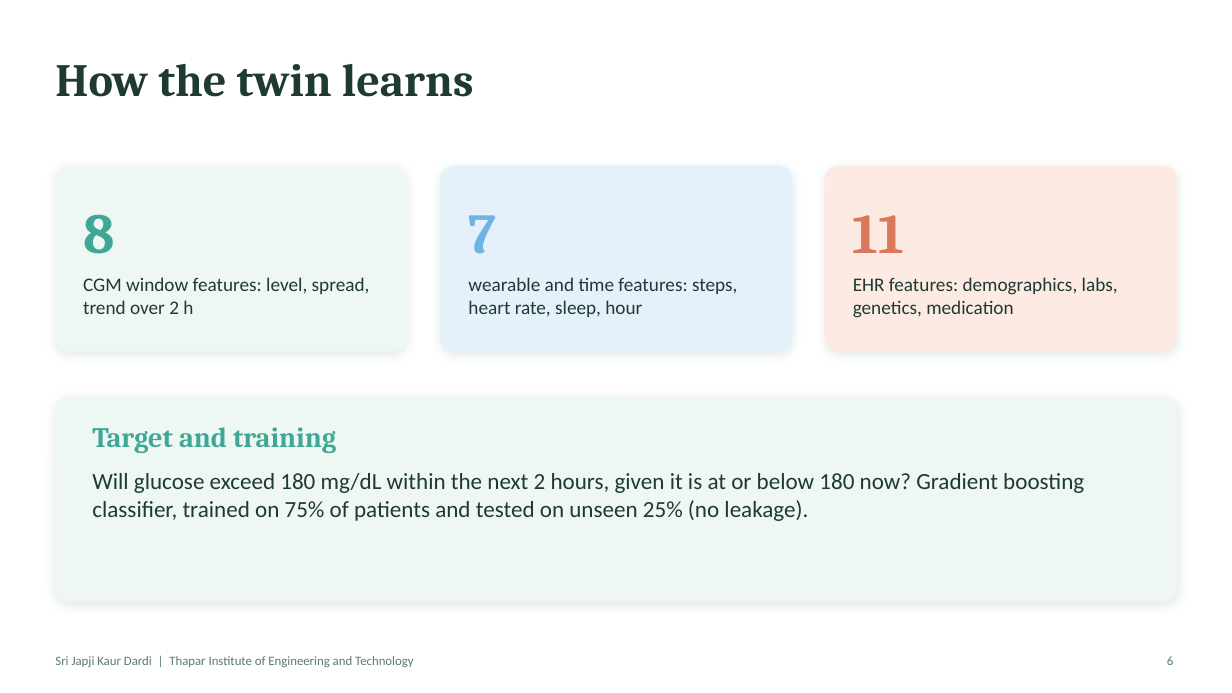
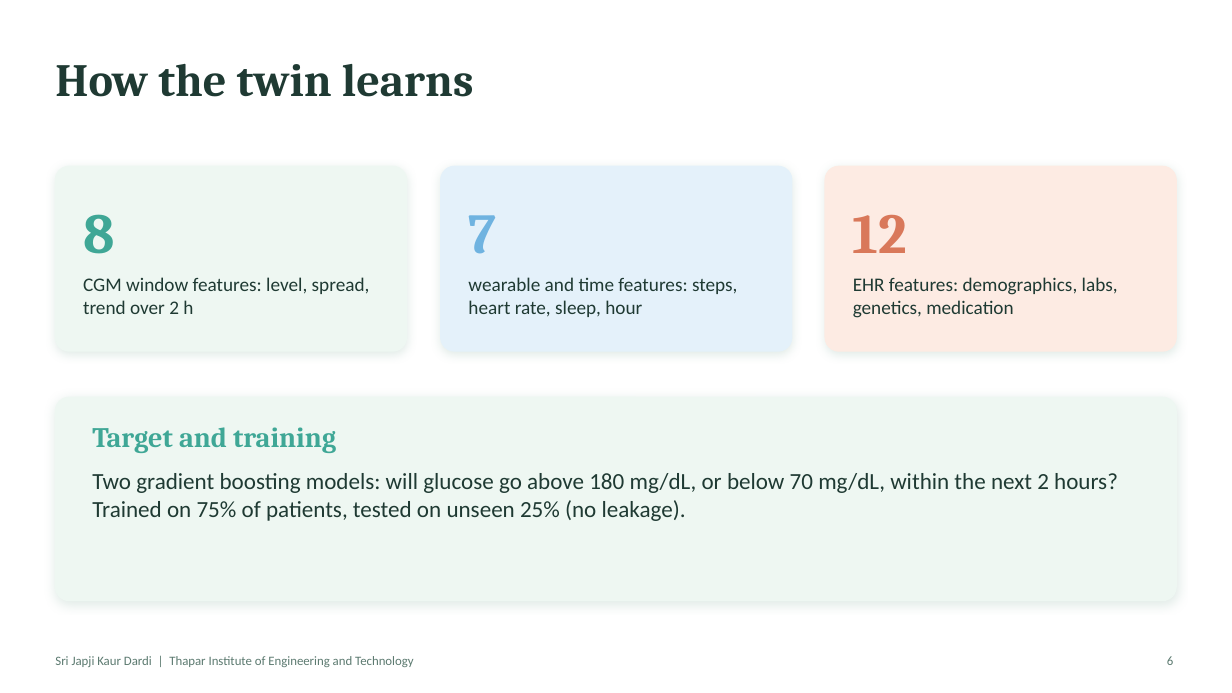
Before and after one commit to Srijapjikdardi/t2d-digital-twin, a slide deck: slide 6 of docs/presentation.pptx. Drawn at 1232x693 pixels with LibreOffice and Linux fonts; fonts in the diff are those of the drawing. Boxes give left, top, right and bottom in pixels: in the first picture for what was removed or moved away, otherwise in the second. Text is boxed around its words. In the diff, an @@ line names an element or a change of style, - is before the commit and + after.

```diff
--- a/docs/presentation.pptx
+++ b/docs/presentation.pptx
@@ text at [853,215,907,253]: text changed @@
-11
+12
@@ text at [92,473,1118,521]: text changed @@
-Will glucose exceed 180 mg/dL within the next 2 hours, given it is at or below 180 now? Gradient boosting classifier, trained on 75% of patients and tested on unseen 25% (no leakage).
+Two gradient boosting models: will glucose go above 180 mg/dL, or below 70 mg/dL, within the next 2 hours? Trained on 75% of patients, tested on unseen 25% (no leakage).
```
Also in this commit, not shown: 7 other slides changed, 2 slides added, 20 other files.
